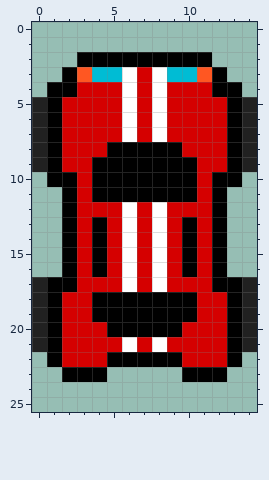
File history of a pixel-art sprite, assets/cars1.png. That is the earlier state.
The file is 15x26 pixels.
After the commit:
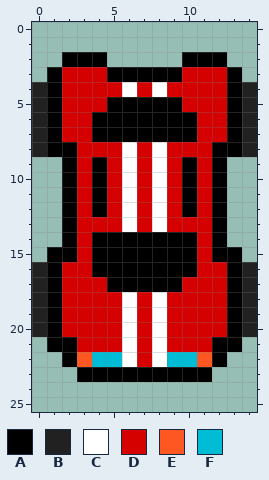
Palette (. is transparent): A #000000  B #212121  C #ffffff  D #d50000  E #ff5722  F #00bcd4
The exact change:
Changed rows in their new state; - is an unchanged pixel.
first column x 0:
 2 --A--.....--A--
 3 -ADDDAAAAADDDA-
 4 B-D---------D-B
 5 -----AAAAA-----
 6 ----AAAAAAA----
 7 ----AAAAAAA----
 8 --A--DCDCD--A--
 9 ..A--DCDCD--A..
10 -.---DCDCD---.-
11 -----DCDCD-----
12 ----A-----A----
13 ----D-----D----
14 -----AAAAA-----
15 -A---AAAAA---A-
16 BAD--AAAAA--DAB
17 --D--AAAAA--D--
18 ----DDCDCDD----
19 ----DDCDCDD----
20 -----DCDCD-----
21 .-A---------A-.
22 -.AEFFCDCFFEA.-
23 --.--AAAAA--.--
Changed places in both pictures, as pixel boxes (x1, y1, x2, y2):
changed: (32, 52, 257, 382)
